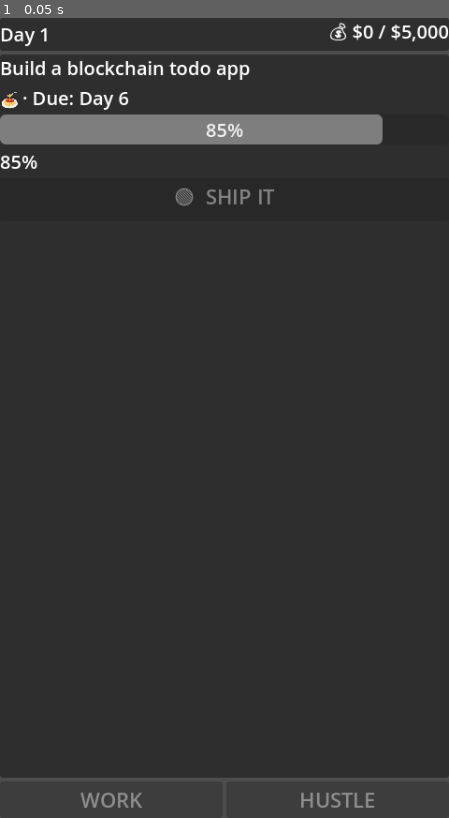
Above: before the commit, frame 1.
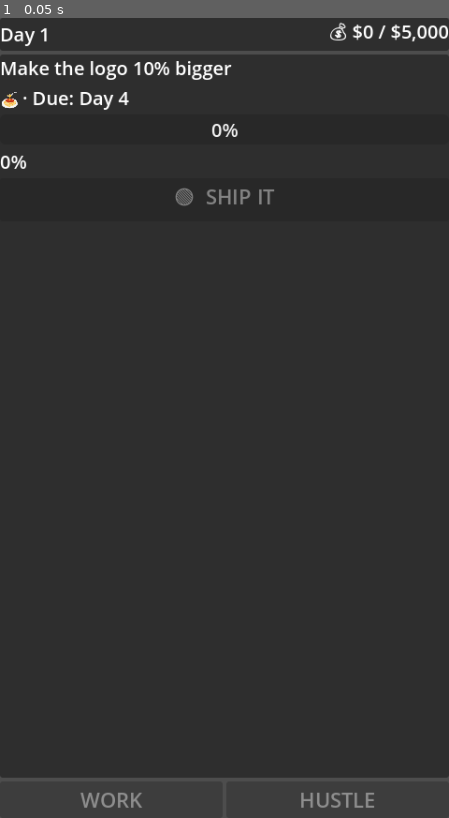
Above: after the commit, the same moment.

Repository: lmchoi/game-code-monkey-code
Game: Godot game, scene res://scenes/game_ui.tscn
The game is run twice, just before and just after one commit, with the same random seed, the same clock (stepped at 60 frames per second) and the same inputs.
Inputs:
- Up to frame 1 (0.05 s): no input

The runs differ from the first frame. In frame 1, 4.0% of the frame differs, in the area x 0-86%, y 5-19%.

Commit message:
Load task card and balance from JSON — Step 4
TaskManager loads tutorial_tasks.json, assigns the first task on startup,
and emits task_changed. GameManager loads balance.json. game_ui.gd connects
to task_changed and populates the card (title, complexity emoji, deadline,
progress bar). Buttons remain disabled — wiring comes in Step 5.

Tutorial tasks:
- "Make the logo 10% bigger" (complexity 1, 3-day window)
- "Fix the flaky tests" (complexity 1, 3-day window)
- "Fix the 847 linting warnings" (complexity 2, 3-day window)

Co-Authored-By: Claude Sonnet 4.6 <noreply@anthropic.com>

Diff:
--- a/autoloads/game_manager.gd
+++ b/autoloads/game_manager.gd
@@ -1 +1,10 @@
 extends Node
+
+var balance: Dictionary = {}
+
+func _ready() -> void:
+	var file = FileAccess.open("res://data/balance.json", FileAccess.READ)
+	assert(file != null, "Could not open balance.json")
+	balance = JSON.parse_string(file.get_as_text())
+	assert(balance != null, "balance.json is not valid JSON")
+	file.close()
--- a/autoloads/task_manager.gd
+++ b/autoloads/task_manager.gd
@@ -1 +1,23 @@
 extends Node
+
+signal task_changed(task_data: Dictionary)
+
+var _tasks: Array = []
+var _current_index: int = 0
+var current_task: Dictionary = {}
+var current_progress: float = 0.0
+
+func _ready() -> void:
+	var file = FileAccess.open("res://data/tutorial_tasks.json", FileAccess.READ)
+	assert(file != null, "Could not open tutorial_tasks.json")
+	_tasks = JSON.parse_string(file.get_as_text())
+	assert(_tasks != null, "tutorial_tasks.json is not valid JSON")
+	file.close()
+	_assign_task(0, 1)
+
+func _assign_task(index: int, current_day: int) -> void:
+	_current_index = index
+	current_task = _tasks[index].duplicate()
+	current_task["deadline_day"] = current_day + current_task["deadline_days"]
+	current_progress = 0.0
+	task_changed.emit(current_task)
--- /dev/null
+++ b/data/balance.json
@@ -0,0 +1,17 @@
+{
+  "win_goal": 5000,
+  "bug_spiral_threshold": 100,
+  "max_strikes": 3,
+  "payday_interval": 5,
+  "salary_per_payday": 500,
+  "hustle_income": 200,
+  "detection_base": 0.10,
+  "detection_overdue_bonus": 0.20,
+  "detection_strike1_bonus": 0.10,
+  "detection_strike2_bonus": 0.20,
+  "bug_penalty_per_bug": 0.01,
+  "bugs_per_incomplete_percent": 0.1,
+  "ship_minimum_progress": 50,
+  "ship_vibe_green": 80,
+  "ship_vibe_yellow": 60
+}
--- /dev/null
+++ b/data/tutorial_tasks.json
@@ -0,0 +1,5 @@
+[
+  { "title": "Make the logo 10% bigger", "complexity": 1, "deadline_days": 3 },
+  { "title": "Fix the flaky tests", "complexity": 1, "deadline_days": 3 },
+  { "title": "Fix the 847 linting warnings", "complexity": 2, "deadline_days": 3 }
+]
--- /dev/null
+++ b/scenes/game_ui.gd
@@ -0,0 +1,19 @@
+extends Control
+
+@onready var _task_title: Label = $MainLayout/TaskCard/CardContent/TaskTitleLabel
+@onready var _complexity: Label = $MainLayout/TaskCard/CardContent/MetaRow/ComplexityLabel
+@onready var _deadline: Label = $MainLayout/TaskCard/CardContent/MetaRow/DeadlineLabel
+@onready var _progress_bar: ProgressBar = $MainLayout/TaskCard/CardContent/TaskProgressBar
+@onready var _progress_label: Label = $MainLayout/TaskCard/CardContent/ProgressLabel
+
+func _ready() -> void:
+	TaskManager.task_changed.connect(_on_task_changed)
+	if not TaskManager.current_task.is_empty():
+		_on_task_changed(TaskManager.current_task)
+
+func _on_task_changed(task_data: Dictionary) -> void:
+	_task_title.text = task_data["title"]
+	_complexity.text = "🍝".repeat(task_data["complexity"])
+	_deadline.text = "· Due: Day %d" % task_data["deadline_day"]
+	_progress_bar.value = 0.0
+	_progress_label.text = "0%"
--- a/scenes/game_ui.tscn
+++ b/scenes/game_ui.tscn
@@ -1,11 +1,13 @@
-[gd_scene load_steps=2 format=3 uid="uid://dcwcc2n6j14fc"]
+[gd_scene load_steps=3 format=3 uid="uid://dcwcc2n6j14fc"]
 
 [ext_resource type="Theme" uid="uid://cq5b1vr4oao0j" path="res://themes/main_theme.tres" id="1_theme"]
+[ext_resource type="Script" path="res://scenes/game_ui.gd" id="2_script"]
 
 [node name="game_ui" type="Control"]
 anchor_right = 1.0
 anchor_bottom = 1.0
 theme = ExtResource("1_theme")
+script = ExtResource("2_script")
 
 [node name="MainLayout" type="VBoxContainer" parent="."]
 anchor_right = 1.0
@@ -36,23 +38,18 @@
 anchor_bottom = 1.0
 
 [node name="TaskTitleLabel" type="Label" parent="MainLayout/TaskCard/CardContent"]
-text = "Build a blockchain todo app"
 theme_type_variation = "TaskTitleLabel"
 
 [node name="MetaRow" type="HBoxContainer" parent="MainLayout/TaskCard/CardContent"]
 
 [node name="ComplexityLabel" type="Label" parent="MainLayout/TaskCard/CardContent/MetaRow"]
-text = "🍝"
 
 [node name="DeadlineLabel" type="Label" parent="MainLayout/TaskCard/CardContent/MetaRow"]
-text = "· Due: Day 6"
 theme_type_variation = "MetricLabel"
 
 [node name="TaskProgressBar" type="ProgressBar" parent="MainLayout/TaskCard/CardContent"]
-value = 85.0
 
 [node name="ProgressLabel" type="Label" parent="MainLayout/TaskCard/CardContent"]
-text = "85%"
 theme_type_variation = "MetricLabel"
 
 [node name="ShipButton" type="Button" parent="MainLayout/TaskCard/CardContent"]
Not shown, changed: docs/BALANCE.md
Not shown, changed: docs/plans/steps.md
